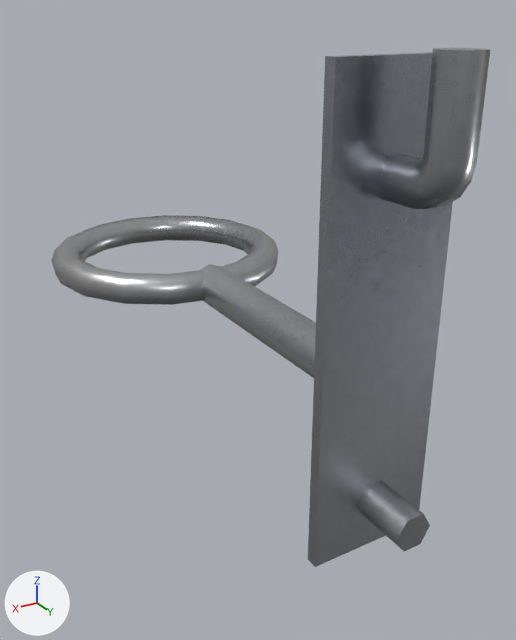
The FBX model models/werkzeugwand/einzelteile/haken_ring.fbx: old version first, new version second.
Before and after are seen from a 50 mm lens placed at (0.0474, 0.0526, 0.0125), pointed at (-0.0012, -0.0285, -0.0281). Arrows for +X, +Y and +Z are at lower left; the lights stay in place. The older version comes first.

The first picture shows 'Vorlage_Haken_ring'.
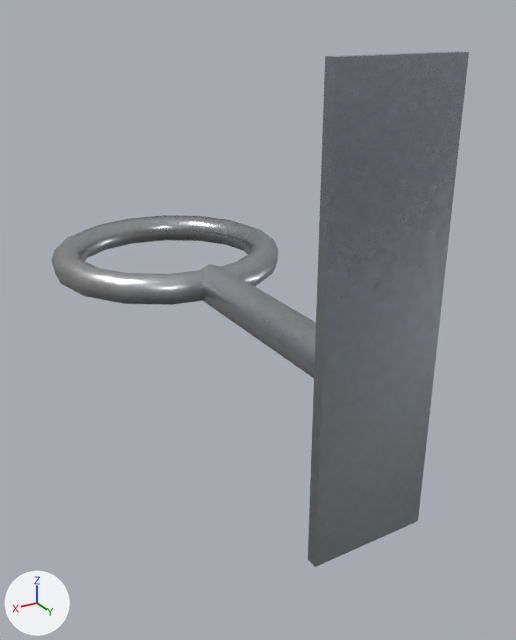
Where the change shows, as pixel boxes [x1, y1, x2, y2] in the pictures (516 x 640 px):
'Vorlage_Haken_ring', reshaped
    before: [51, 48, 490, 567]
    after: [51, 51, 469, 567]
part 1 of me_haken_ring, deleted
    before: [378, 48, 490, 209]
part 2 of me_haken_ring, deleted
    before: [356, 480, 430, 551]

The change, as a list of edits to the scene's bpy script:
```text
Change me_haken_ring:
    used by ob_vorlage_haken_ring; location = (0.0, 0.0, 0.0)
    remove me_haken_ring.from_pydata(...)  # 206 vertices, 190 faces; spans x -0.0195..0.0195, y -0.0765..0.0086, z -0.047..0.0097
    add me_haken_ring.from_pydata(...)  # 152 vertices, 144 faces; spans x -0.0195..0.0195, y -0.0765..-0.0002, z -0.047..0.009
    me_haken_ring part 1: the loose piece of 42 vertices spanning x -0.0024..0.0024, y -0.0008..0.0086, z -0.0044..0.0097 is deleted
    me_haken_ring part 2: the loose piece of 12 vertices spanning x -0.0024..0.0024, y -0.0008..0.007, z -0.0424..-0.0382 is deleted
```
